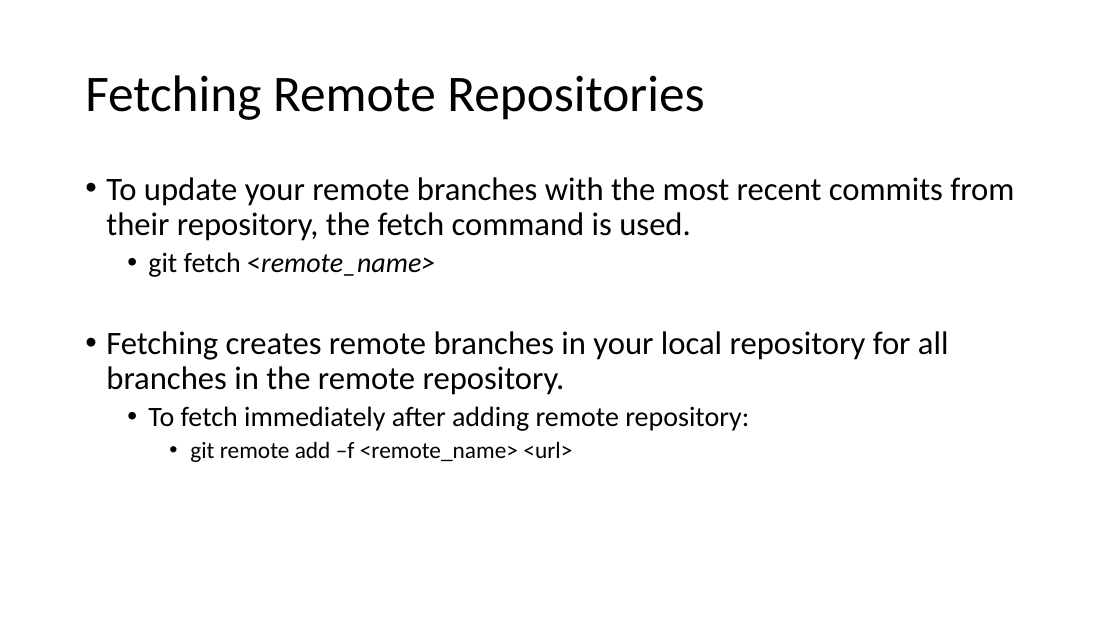
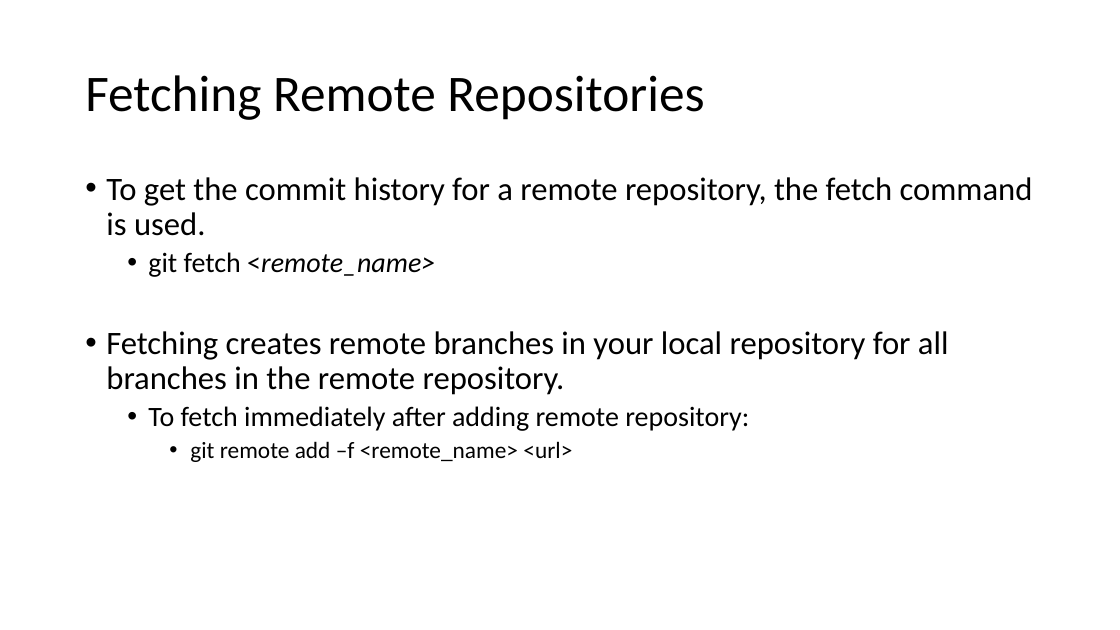
Before and after one commit to sabingautam16/git, a slide deck: slide 18 of Git [Autosaved].pptx (slide 19 before the commit). Drawn at 1120x630 pixels with LibreOffice and Linux fonts; fonts in the diff are those of the drawing. Boxes give left, top, right and bottom in pixels: in the first picture for what was removed or moved away, otherwise in the second. Text is boxed around its words. In the diff, an @@ line names an element or a change of style, - is before the commit and + after.

```diff
--- a/Git [Autosaved].pptx
+++ b/Git [Autosaved].pptx
@@ text at [106,177,1033,236]: text changed @@
-• To update your remote branches with the most recent commits from their repository, the fetch command is used.
+• To get the commit history for a remote repository, the fetch command is used.
```
Also in this commit, not shown: 1 other slide changed.
